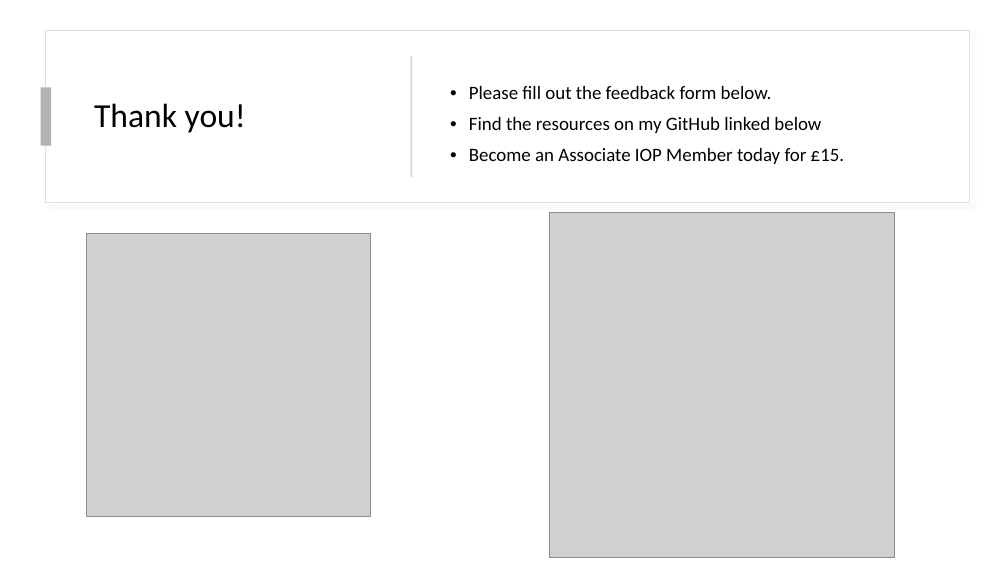
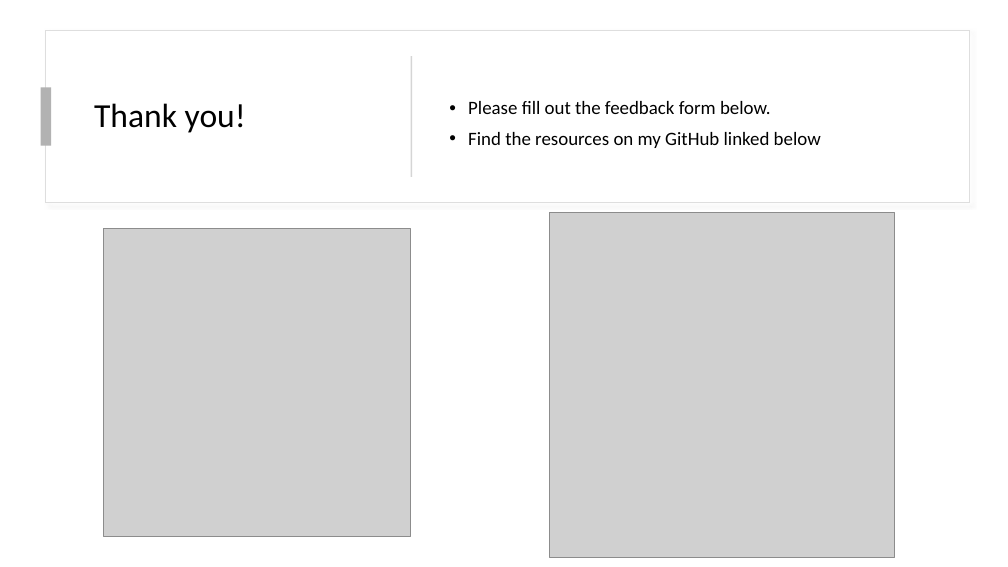
Before and after one commit to ocunningham08/LaTeX-Workshop, a slide deck: slide 24 of Workshop.pptx (slide 30 before the commit). Drawn at 1008x567 pixels with LibreOffice and Linux fonts; fonts in the diff are those of the drawing; grey boxes stand for pictures. Boxes give left, top, right and bottom in pixels: in the first picture for what was removed or moved away, otherwise in the second. Text is boxed around its words. In the diff, an @@ line names an element or a change of style, - is before the commit and + after.

```diff
--- a/Workshop.pptx
+++ b/Workshop.pptx
@@ text "Please fill out the feedback ..." moved from (x1=469, y1=86, x2=844, y2=164) to (x1=468, y1=101, x2=821, y2=148) @@
@@ text at (x1=469, y1=148, x2=844, y2=164): paragraph removed @@
-• Become an Associate IOP Member today for £15.
@@ picture resized from (x1=86, y1=233, x2=370, y2=516) to (x1=103, y1=229, x2=411, y2=537) @@
```
Also in this commit, not shown: 21 other slides changed, 6 slides removed, 1 other file.
